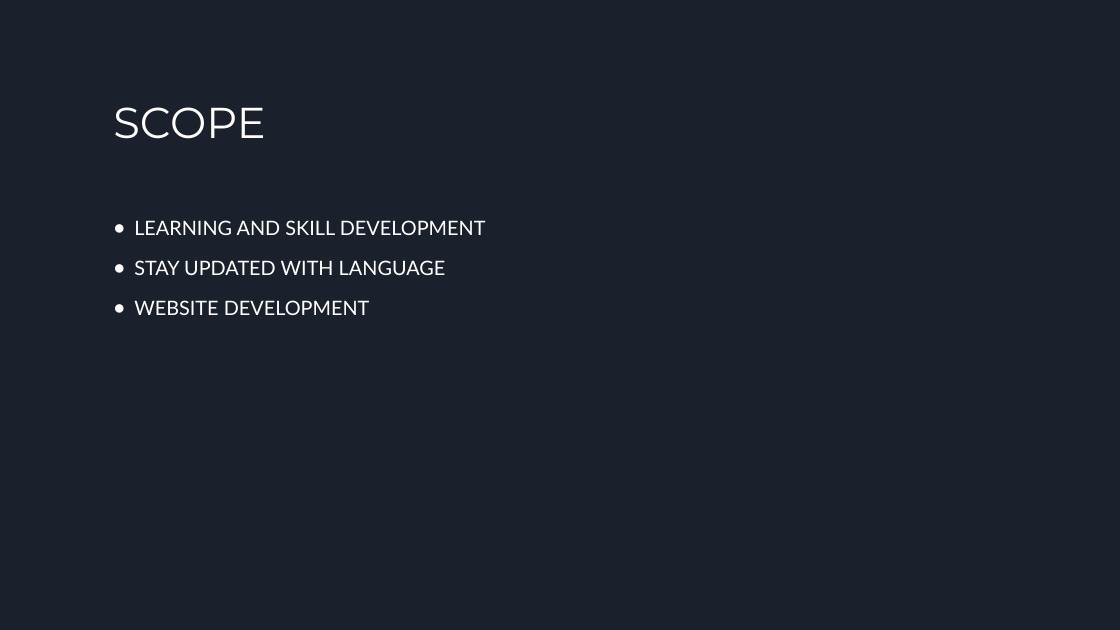
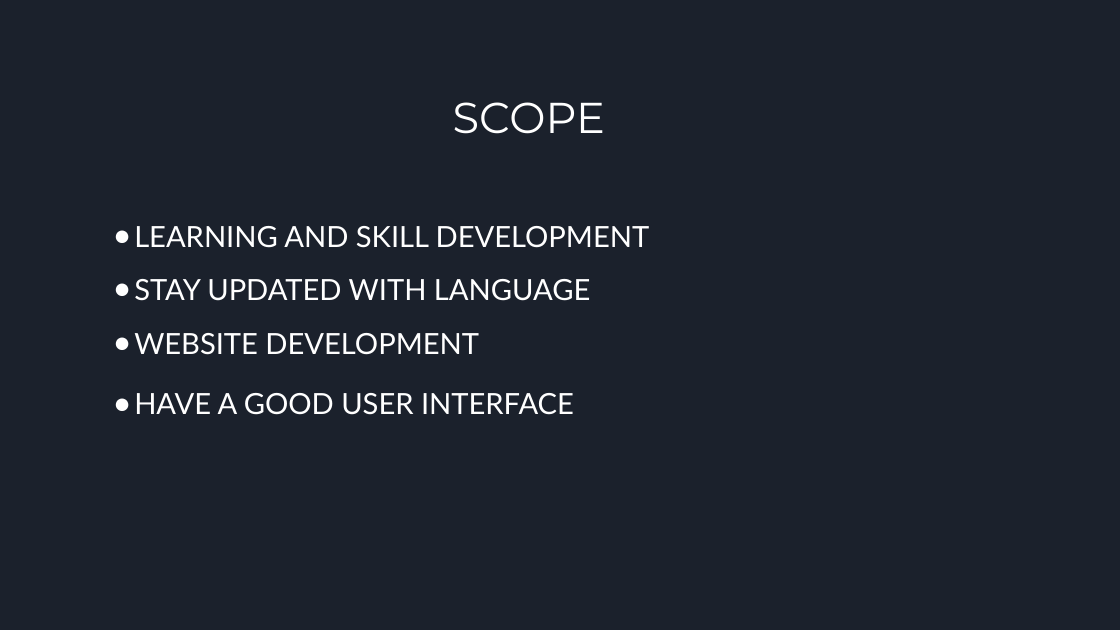
Before and after one commit to Pratik-Ghost/Quiz_Application, a slide deck: slide 5 of PRESENTATION.pptx (slide 4 before the commit). Drawn at 1120x630 pixels with LibreOffice and Linux fonts; fonts in the diff are those of the drawing. Boxes give left, top, right and bottom in pixels: in the first picture for what was removed or moved away, otherwise in the second. Text is boxed around its words. In the diff, an @@ line names an element or a change of style, - is before the commit and + after.

```diff
--- a/PRESENTATION.pptx
+++ b/PRESENTATION.pptx
@@ title "SCOPE" moved from (x1=113, y1=107, x2=265, y2=139) to (x1=453, y1=102, x2=605, y2=134) @@
@@ title "SCOPE" at (x1=453, y1=102, x2=605, y2=134): alignment left to centre @@
@@ text at (x1=134, y1=226, x2=650, y2=355): size 17 to 25 pt in "LEARNING AND SKILL DEVELOPMENT", "STAY UPDATED WITH LANGUAGE", "WEBSITE DEVELOPMENT"; indent changed; less space between paragraphs @@
@@ text at (x1=134, y1=393, x2=574, y2=415): paragraph added @@
+● HAVE A GOOD USER INTERFACE
```
Also in this commit, not shown: 6 other slides changed, 1 slide added, 3 slides removed.
